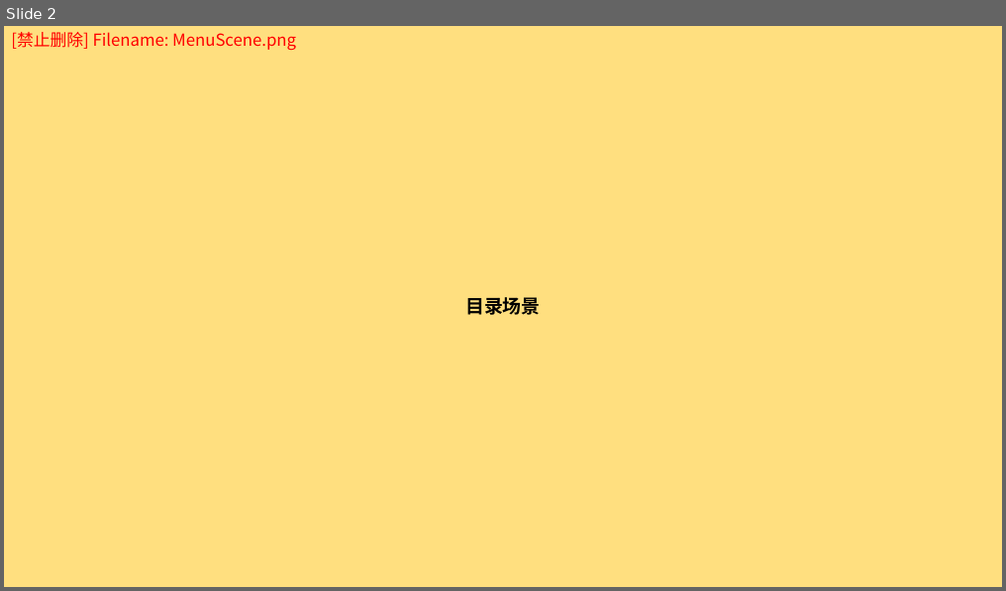
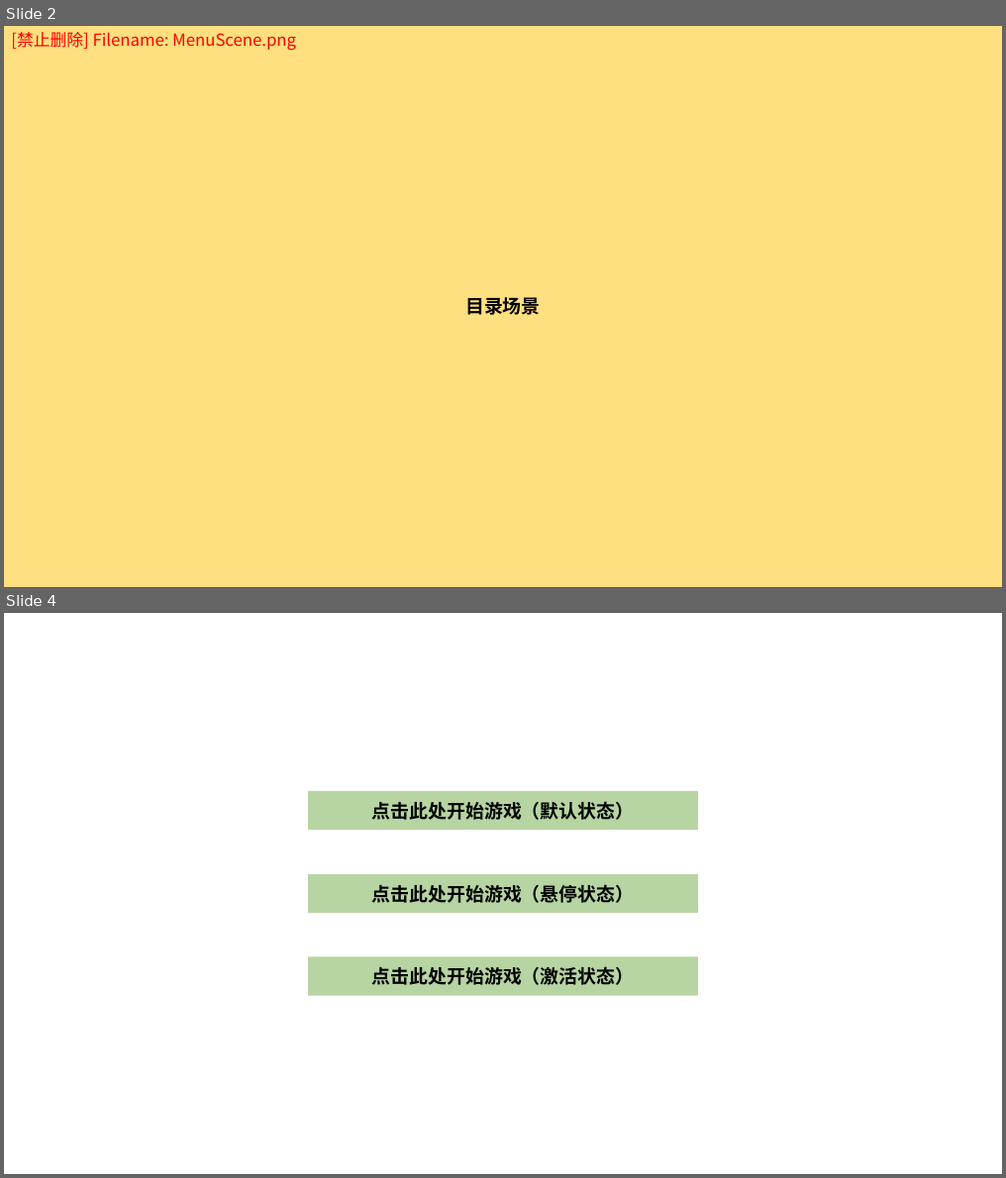
Before and after one commit to MinmusLin/Teamfight_Tactics, a slide deck: Resources/Canvas.pptx. Shown one above the other, each under a label of ours: slide 2 before the commit, slides 2 and 4 after it; the slides between them are not shown. The pictures are 1006x591 and 1006x1178 pixels, drawn with LibreOffice and Linux fonts; fonts in the diff are those of the drawing. Boxes give left, top, right and bottom in pixels: in the first picture for what was removed or moved away, otherwise in the second. Text is boxed around its words. In the diff, an @@ line names an element or a change of style, - is before the commit and + after.

```diff
--- a/Resources/Canvas.pptx
+++ b/Resources/Canvas.pptx
@@ slide 4 added at bbox=[4, 613, 1002, 1174], background #FFFFFF @@
@@ rectangle added at bbox=[308, 791, 698, 830], fill #70AD47 at 50% opacity, 18 pt, text #000000, bold @@
+点击此处开始游戏（默认状态）
@@ rectangle added at bbox=[308, 874, 698, 913], fill #70AD47 at 50% opacity, 18 pt, text #000000, bold @@
+点击此处开始游戏（悬停状态）
@@ rectangle added at bbox=[308, 957, 698, 995], fill #70AD47 at 50% opacity, 18 pt, text #000000, bold @@
+点击此处开始游戏（激活状态）
```
Also in this commit, not shown: 1 other slide added, 24 other files.
